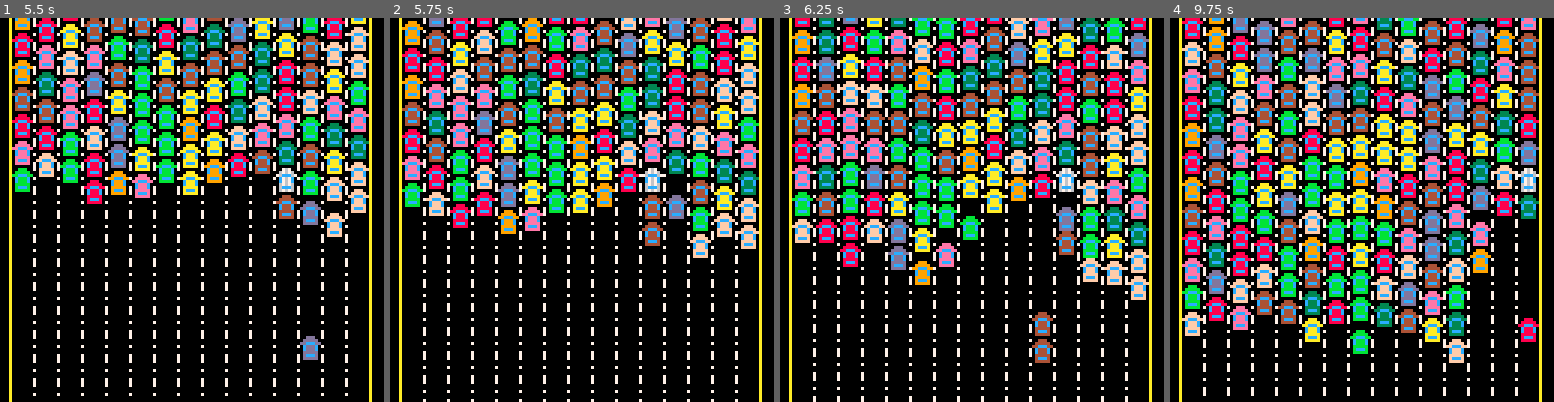
Above: before the commit, frames 1-4 (left to right).
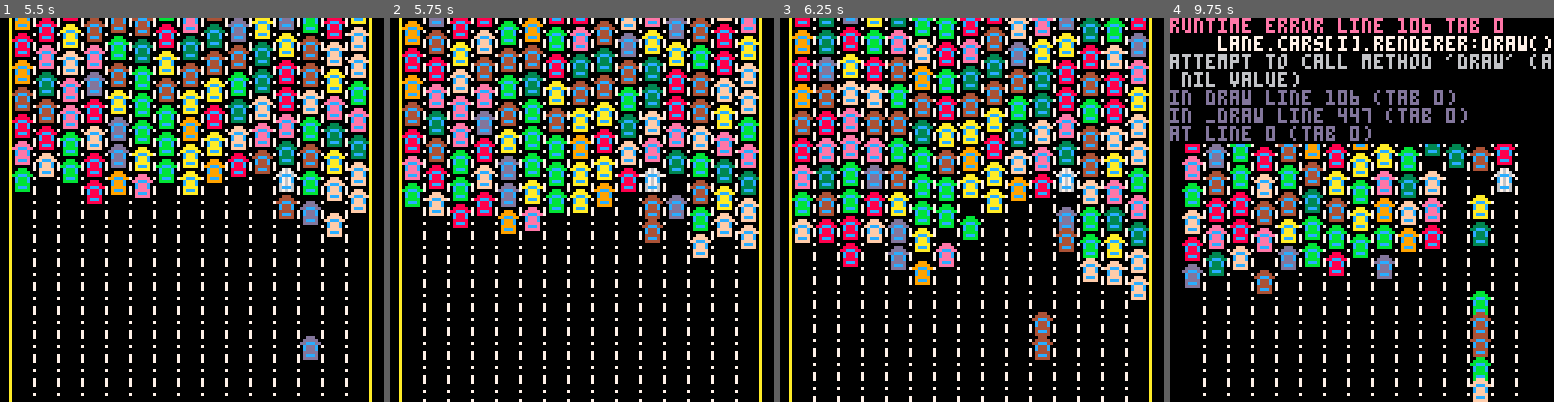
Above: after the commit, the same moments.

Repository: jcwilk/traffic_world
Game: PICO-8 cartridge traffic_world.p8
The game is run twice, just before and just after one commit, with the same random seed, the same clock (stepped at 60 frames per second) and the same inputs.
Inputs:
- Up to frame 1 (5.5 s): hold Right 1.6-2.1 s; hold Right 2.47-3.03 s; hold Left 3.08-3.58 s; hold Right 4.02-4.68 s; hold Left from 5.08 s (still down)
- Up to frame 2 (5.75 s): release Left at 5.68 s
- Up to frame 3 (6.25 s): hold Right from 6.08 s (still down)
- Up to frame 4 (9.75 s): release Right at 6.58 s; hold Right 6.63-7.13 s; hold Right 7.5-8.07 s; hold Left 8.12-8.62 s; hold Right 9.05-9.72 s

Frame 1 is identical in both runs. In frame 2, 0.2% of the frame differs, in the area x 65-72%, y 52-60%; in frame 3, 0.4%; in frame 4, 53%, in the area x 0-100%, y 0-100%.
Error after the commit: runtime error line 106 tab 0; lane.cars[i].renderer:draw(); attempt to call method 'draw' (a nil value)

Commit message:
Make cars crash into each other 1by1

Diff:
--- a/lanes.lua
+++ b/lanes.lua
@@ -119,12 +119,9 @@
     local y = car.renderer:get_y()
     local target_car_index = lane:get_car_index_at_y(y)
     if target_car_index <= #lane.cars then
-      local car_i
-      for i=#lane.cars,target_car_index,-1 do
-        car_i = lane.cars[i]
-        lane.floaters.make(make_floater(car_i,car_i.renderer:get_y()))
-        lane.cars[i] = nil
-      end
+      local car_i = lane.cars[target_car_index]
+      lane.floaters.make(make_floater(car_i,car_i.renderer:get_y()))
+      lane:remove_car_at(target_car_index)
     end
     lane.joiners.make(make_joiner(car,y))
 
--- a/main.lua
+++ b/main.lua
@@ -66,7 +66,7 @@
 
     local is_crashed = false
     lane.floaters:each(function(f)
-      if abs(joiner.y-f.y) < car_space_height then
+      if abs(joiner.y-f.y) <= car_space_height-1 then
         is_crashed = true
       end
     end)
--- a/traffic_world.p8
+++ b/traffic_world.p8
@@ -149,7 +149,6 @@
    local min_floater = lane_to.floaters:min('y')
 
    if min_floater and min_floater <= car.renderer:get_y() + car_space_height then
-    printh("waiting")
     return
    end
 
@@ -211,12 +210,9 @@
   local y = car.renderer:get_y()
   local target_car_index = lane:get_car_index_at_y(y)
   if target_car_index <= #lane.cars then
-   local car_i
-   for i=#lane.cars,target_car_index,-1 do
-    car_i = lane.cars[i]
-    lane.floaters.make(make_floater(car_i,car_i.renderer:get_y()))
-    lane.cars[i] = nil
-   end
+   local car_i = lane.cars[target_car_index]
+   lane.floaters.make(make_floater(car_i,car_i.renderer:get_y()))
+   lane:remove_car_at(target_car_index)
   end
   lane.joiners.make(make_joiner(car,y))
 
@@ -330,7 +326,7 @@
 
   local is_crashed = false
   lane.floaters:each(function(f)
-   if abs(joiner.y-f.y) < car_space_height then
+   if abs(joiner.y-f.y) <= car_space_height-1 then
     is_crashed = true
    end
   end)
